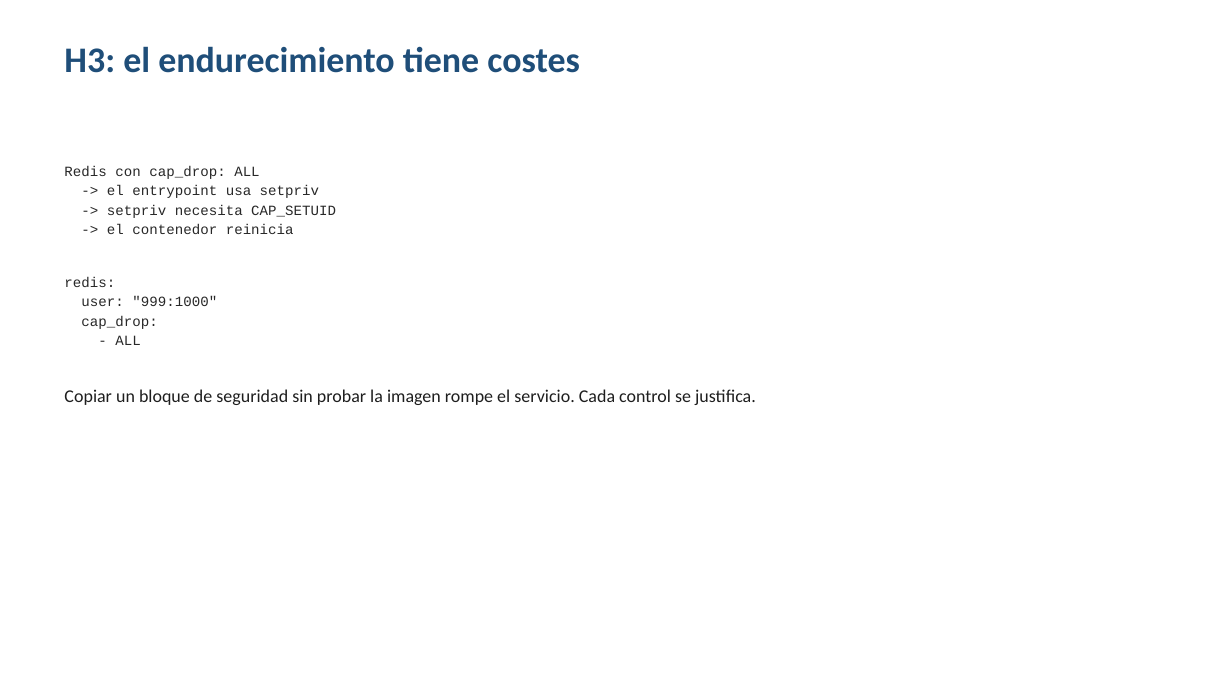
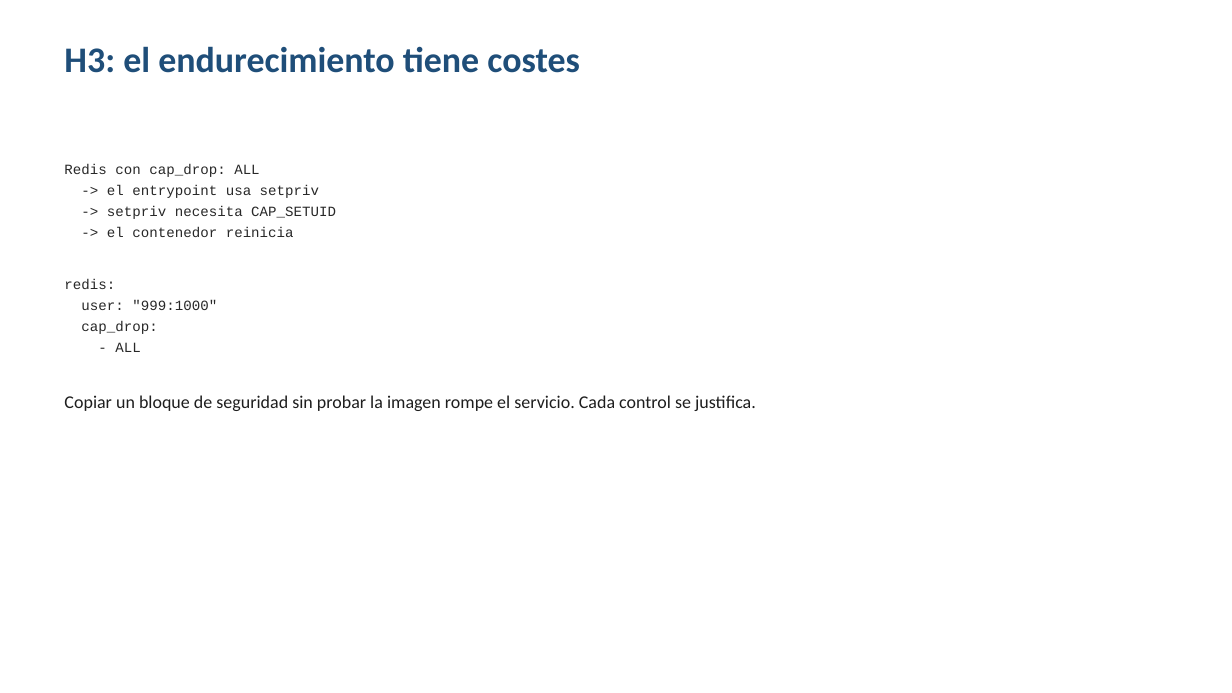
Before and after one commit to isaca0315/curso-docker, a slide deck: slide 11 of clase-04/slides.pptx. Drawn at 1232x693 pixels with LibreOffice and Linux fonts; fonts in the diff are those of the drawing. Boxes give left, top, right and bottom in pixels: in the first picture for what was removed or moved away, otherwise in the second. Text is boxed around its words. In the diff, an @@ line names an element or a change of style, - is before the commit and + after.

```diff
--- a/clase-04/slides.pptx
+++ b/clase-04/slides.pptx
@@ text "Redis con cap_drop: ALL" at [64,164,756,411]: more space between paragraphs @@
```
Also in this commit, not shown: 21 other slides changed, 11 other files.
